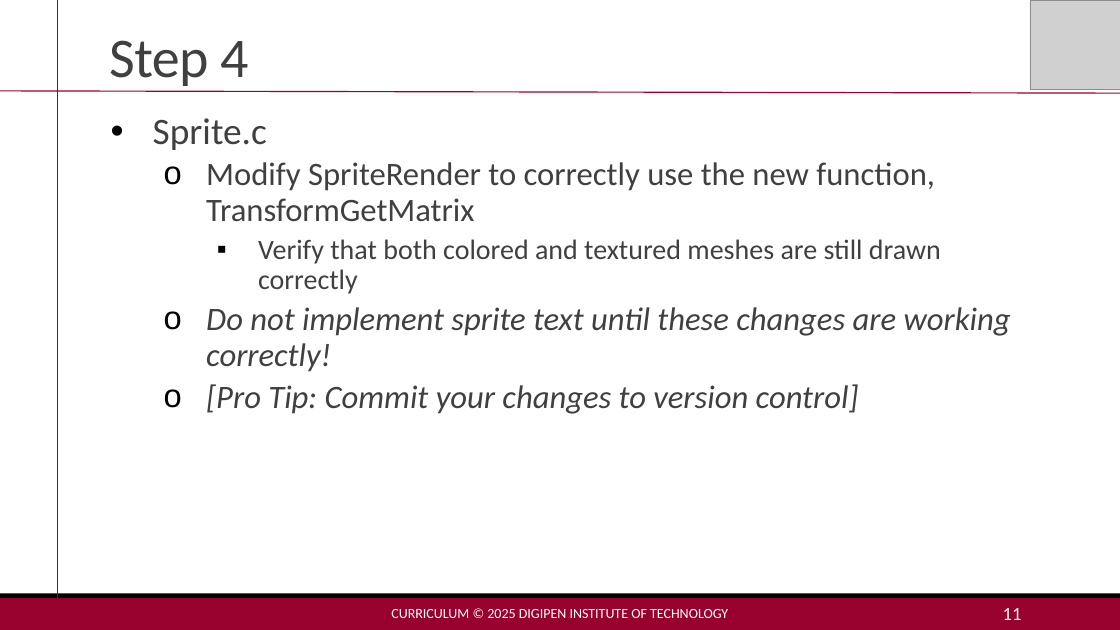
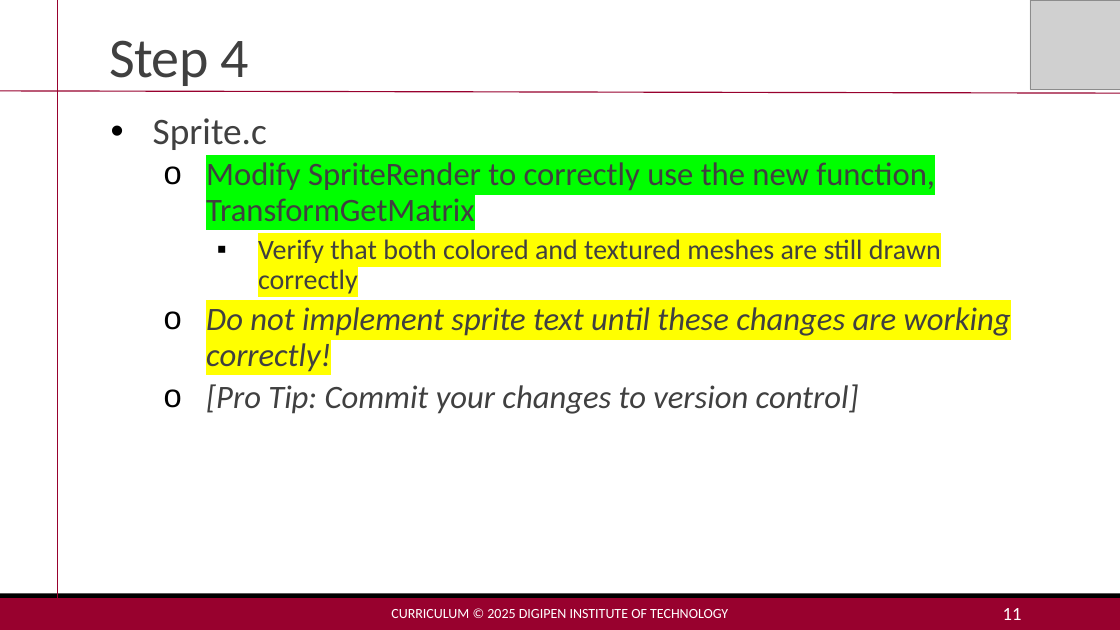
Before and after one commit to MakoJBryant/cs-230-project-game-engine, a slide deck: slide 11 of Project 3 - Lecture.pptx. Drawn at 1120x630 pixels with LibreOffice and Linux fonts; fonts in the diff are those of the drawing; grey boxes stand for pictures. Boxes give left, top, right and bottom in pixels: in the first picture for what was removed or moved away, otherwise in the second. Text is boxed around its words. In the diff, an @@ line names an element or a change of style, - is before the commit and + after.

```diff
--- a/Project 3 - Lecture.pptx
+++ b/Project 3 - Lecture.pptx
@@ text at box(206, 162, 1011, 372): highlight none to #00FF00 in "Modify SpriteRender to correctly use the new ..."; highlight none to #FFFF00 in "Verify that both colored and textured meshes ...", "Do not implement sprite text until these ..." @@
```
Also in this commit, not shown: 1 other file.
